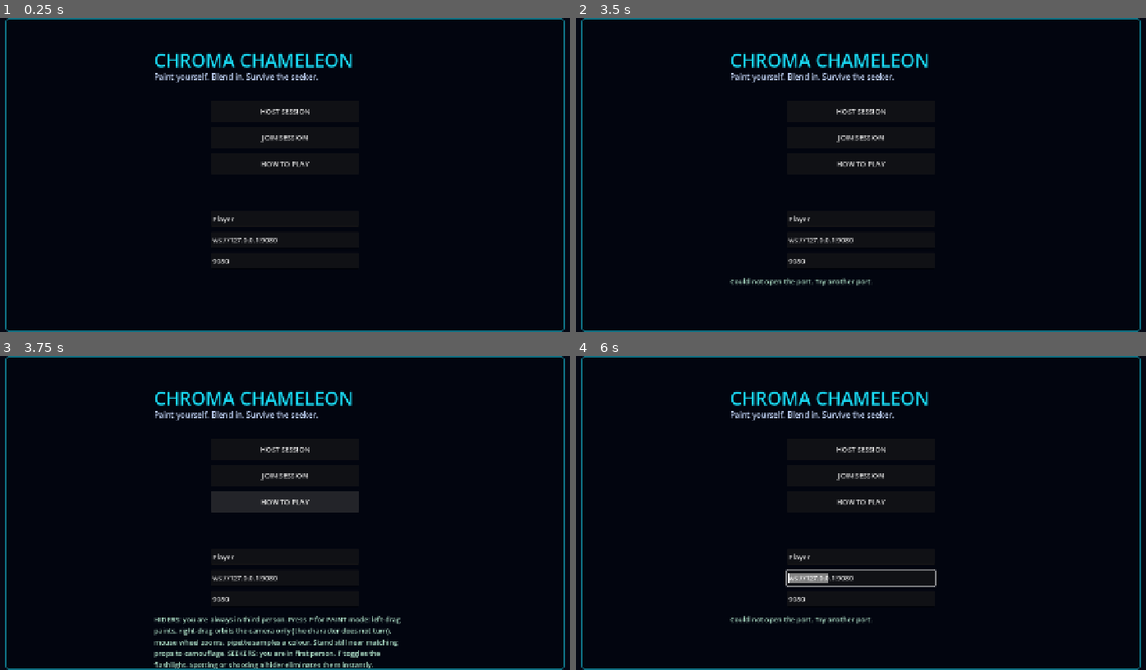
Above: before the commit, frames 1-4 (two rows, left to right).
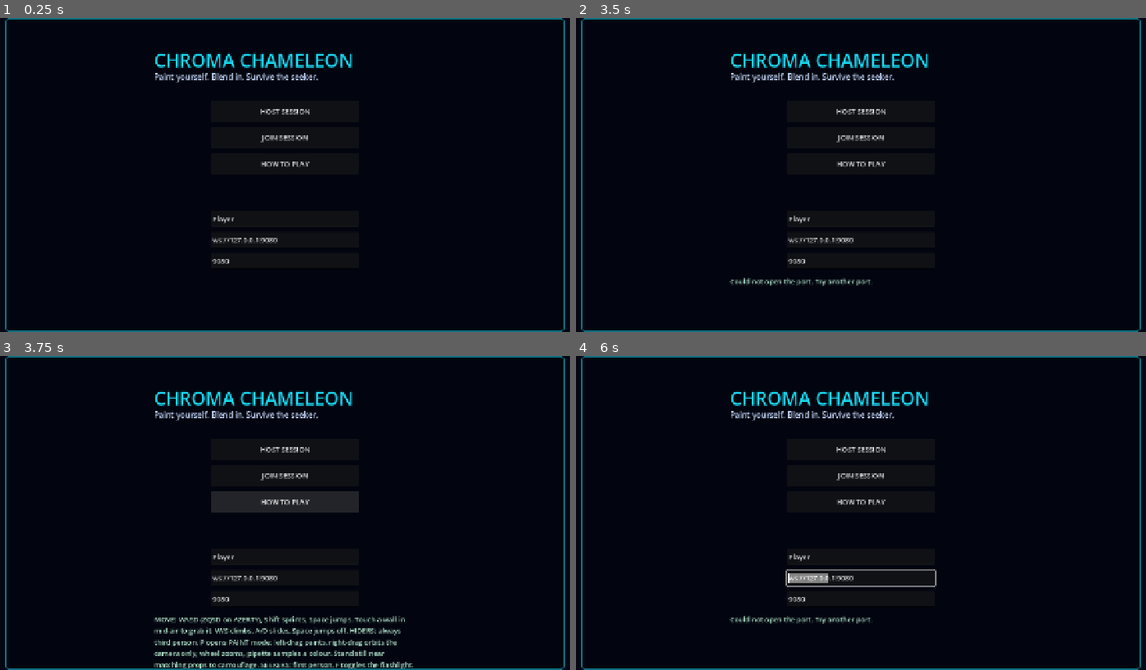
Above: after the commit, the same moments.

Repository: peakbuild112000/Project2
Game: Godot game, scene res://scenes/Main.tscn
Two runs of this game, one before a commit and one after it. Both use one fixed random seed, a clock stepped at 60 frames per second and the inputs below.
Inputs (mouse positions are in pixels of both pictures, inside the frame that each line leads up to):
- Up to frame 1 (0.25 s): no input
- Up to frame 2 (3.5 s): tap Enter at 0.5 s; move the mouse to (1003, 159) at 0.52 s; hold Right 0.53-1.25 s; tap Shift at 0.6 s; click (1003, 159) at 0.67 s; tap Space at 0.77, 0.8, 1.07 s; click "HOST SESSION" at 1.25 s; click "JOIN SESSION" at 2 s; click "CANCEL" at 2.75 s
- Up to frame 3 (3.75 s): click "HOW TO PLAY" at 3.5 s
- Up to frame 4 (6 s): drag from (729, 528) to (826, 575) at 4.27 s; move the mouse to (929, 443) at 5.02 s; hold Right 5.03-5.75 s; tap Alt at 5.1 s; click (929, 443) at 5.17 s; tap Shift at 5.3 s; drag from (826, 575) to (661, 465) at 5.77 s

Frames 1-2 are identical in both runs. In frame 3, 2.5% of the frame differs, in the area x 26-73%, y 82-100%; in frame 4, nothing differs.

Commit message:
Add jumping, wall grab, climbing and wall jumps

Diff:
--- a/scripts/Game.gd
+++ b/scripts/Game.gd
@@ -9,6 +9,11 @@
 const SPRINT_SPEED := 9.6
 const GRAVITY := 19.0
 const JUMP_SPEED := 6.4
+const WALL_CLIMB_SPEED := 4.2
+const WALL_SLIDE_SPEED := 3.0
+const WALL_STICK := 1.6
+const WALL_JUMP_UP := 6.8
+const WALL_JUMP_PUSH := 5.5
 const TICK := 1.0 / 15.0
 
 var hud
@@ -114,7 +119,7 @@
 	match action:
 		"host": start_host()
 		"join": start_client()
-		"help": hud.set_menu_info("HIDERS: you are always in third person. Press P for PAINT mode: left-drag paints, right-drag orbits the camera only (the character does not turn), mouse wheel zooms, pipette samples a colour. Stand still near matching props to camouflage. SEEKERS: you are in first person. F toggles the flashlight. Spotting or shooting a hider eliminates them instantly.")
+		"help": hud.set_menu_info("MOVE: WASD (ZQSD on AZERTY), Shift sprints, Space jumps. Touch a wall in mid-air to grab it: W/S climbs, A/D slides, Space jumps off. HIDERS: always third person. P opens PAINT mode: left-drag paints, right-drag orbits the camera only, wheel zooms, pipette samples a colour. Stand still near matching props to camouflage. SEEKERS: first person, F toggles the flashlight. Spotting or shooting a hider eliminates them instantly.")
 		"paint": try_preset_paint(value)
 		"pipette": _toggle_pipette()
 		"leave": leave_match()
@@ -195,6 +200,7 @@
 		"id": id, "name": pname, "x": body.position.x, "y": body.position.y,
 		"z": body.position.z, "yaw": 0.0, "color": Color.WHITE, "flash": false,
 		"camo": 0.0, "seen": false, "was_seen": false, "found": false,
+		"wall_grab": false,
 		"input": {"fw": 0.0, "sd": 0.0, "sprint": false, "jump": false},
 	}
 
@@ -690,22 +696,62 @@
 		var body: CharacterBody3D = views[id].body
 		if st.found and logic.phase != "hiding":
 			body.velocity = Vector3.ZERO
+			st.wall_grab = false
 			continue
 		var inp: Dictionary = st.input
-		var yaw := float(st.yaw)
-		var fwd := Vector3(-sin(yaw), 0, -cos(yaw))
-		var right := Vector3(cos(yaw), 0, -sin(yaw))
-		var move := fwd * float(inp.fw) + right * float(inp.sd)
-		if move.length() > 1.0:
-			move = move.normalized()
-		var speed := SPRINT_SPEED if inp.sprint else SPEED
-		body.velocity.x = move.x * speed
-		body.velocity.z = move.z * speed
-		if bool(inp.jump) and body.is_on_floor():
+		var want_jump := bool(inp.jump)
+		inp.jump = false
+		var grabbing := bool(st.wall_grab)
+		var on_floor := body.is_on_floor()
+		var on_wall := body.is_on_wall()
+		var wall_n := body.get_wall_normal()
+		var wall_jumped := false
+
+		# A wall jump pushes away from the surface and back upward.
+		if grabbing and want_jump:
+			body.velocity.y = WALL_JUMP_UP
+			body.velocity.x = wall_n.x * WALL_JUMP_PUSH
+			body.velocity.z = wall_n.z * WALL_JUMP_PUSH
+			grabbing = false
+			want_jump = false
+			on_wall = false # do not re-grab on the same frame we leap off
+			wall_jumped = true
+		elif want_jump and on_floor:
 			body.velocity.y = JUMP_SPEED
 			_play("step")
-		inp.jump = false
-		body.velocity.y -= GRAVITY * delta
+			want_jump = false
+
+		# Airborne contact with a wall grabs automatically. No extra key.
+		if not grabbing and not on_floor and on_wall and wall_n.length_squared() > 0.1:
+			grabbing = true
+
+		if grabbing:
+			# Forward/back climbs the wall, left/right slides along it.
+			var climb := float(inp.fw)
+			body.velocity.y = climb * WALL_CLIMB_SPEED if absf(climb) > 0.1 else -0.6
+			var tangent := Vector3(-wall_n.z, 0, wall_n.x)
+			var slide := float(inp.sd) * WALL_SLIDE_SPEED
+			body.velocity.x = tangent.x * slide - wall_n.x * WALL_STICK
+			body.velocity.z = tangent.z * slide - wall_n.z * WALL_STICK
+			# Reaching the top, the floor, or the end of the wall lets go.
+			if on_floor or not on_wall:
+				grabbing = false
+				body.velocity.y = maxf(body.velocity.y, 0.0)
+		else:
+			var yaw := float(st.yaw)
+			var fwd := Vector3(-sin(yaw), 0, -cos(yaw))
+			var right := Vector3(cos(yaw), 0, -sin(yaw))
+			var move := fwd * float(inp.fw) + right * float(inp.sd)
+			if move.length() > 1.0:
+				move = move.normalized()
+			var speed := SPRINT_SPEED if inp.sprint else SPEED
+			# Keep the wall-jump push for this frame; normal input resumes next.
+			if not wall_jumped:
+				body.velocity.x = move.x * speed
+				body.velocity.z = move.z * speed
+			body.velocity.y -= GRAVITY * delta
+
+		st.wall_grab = grabbing
 		body.move_and_slide()
 		st.x = body.position.x
 		st.y = body.position.y
@@ -713,6 +759,7 @@
 		if absf(st.x) > 26.0 or absf(st.z) > 26.0 or st.y < -3.0:
 			body.position = world.spawn(int(id) % 8)
 			body.velocity = Vector3.ZERO
+			st.wall_grab = false
 
 func _update_camo() -> void:
 	var hunter: Dictionary = players.get(logic.hunter_id, {})
@@ -760,6 +807,7 @@
 		st.flash = false
 		st.seen = false
 		st.was_seen = false
+		st.wall_grab = false
 		_apply_fill(int(id), Color.WHITE)
 		var body: CharacterBody3D = views[id].body
 		body.position = world.spawn(int(id) % 8)
@@ -914,7 +962,7 @@
 			me.input = {
 				"fw": 0.0 if frozen else _fw_axis(),
 				"sd": 0.0 if frozen else _sd_axis(),
-				"sprint": not frozen and _key_down(KEY_SHIFT), "jump": _my_input.jump,
+				"sprint": not frozen and _key_down(KEY_SHIFT), "jump": false if frozen else _my_input.jump,
 			}
 			me.yaw = _yaw
 			_my_input.jump = false
@@ -941,7 +989,7 @@
 				"t": "input", "fw": 0.0 if frozen else _fw_axis(),
 				"sd": 0.0 if frozen else _sd_axis(),
 				"sprint": not frozen and _key_down(KEY_SHIFT),
-				"jump": _my_input.jump, "yaw": _yaw,
+				"jump": false if frozen else _my_input.jump, "yaw": _yaw,
 			})
 			_my_input.jump = false
 
@@ -992,6 +1040,7 @@
 			KEY_4: try_preset_paint(3)
 			KEY_5: try_preset_paint(4)
 			KEY_P: _set_paint_mode(not paint_mode)
+			KEY_SPACE: _my_input.jump = not paint_mode
 			KEY_F: try_flash()
 			KEY_E: _try_shoot()
 			KEY_ESCAPE:
